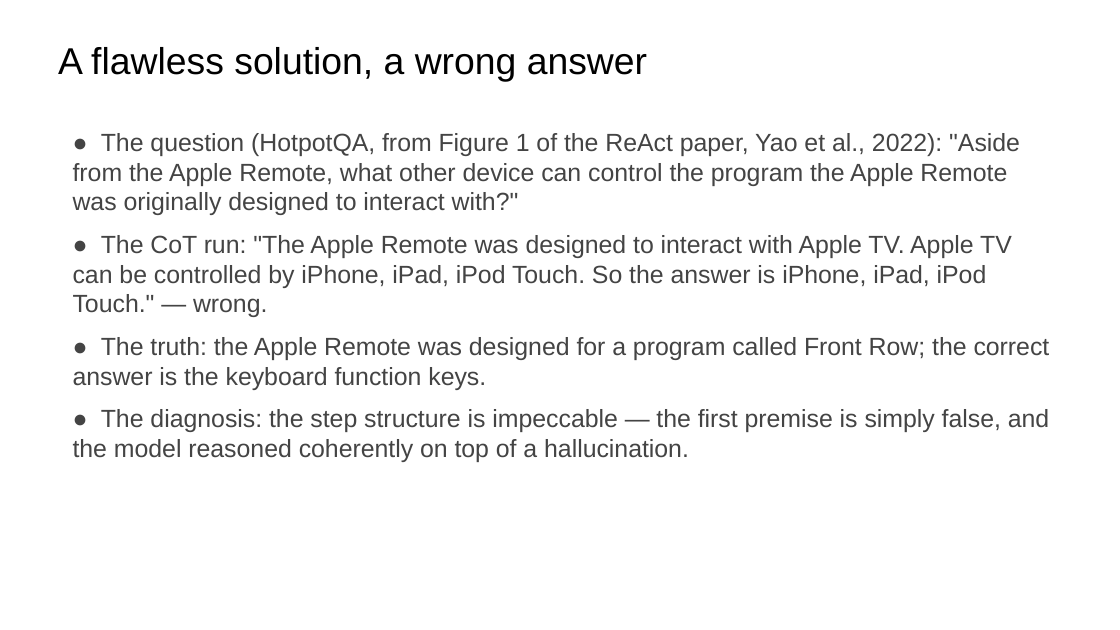
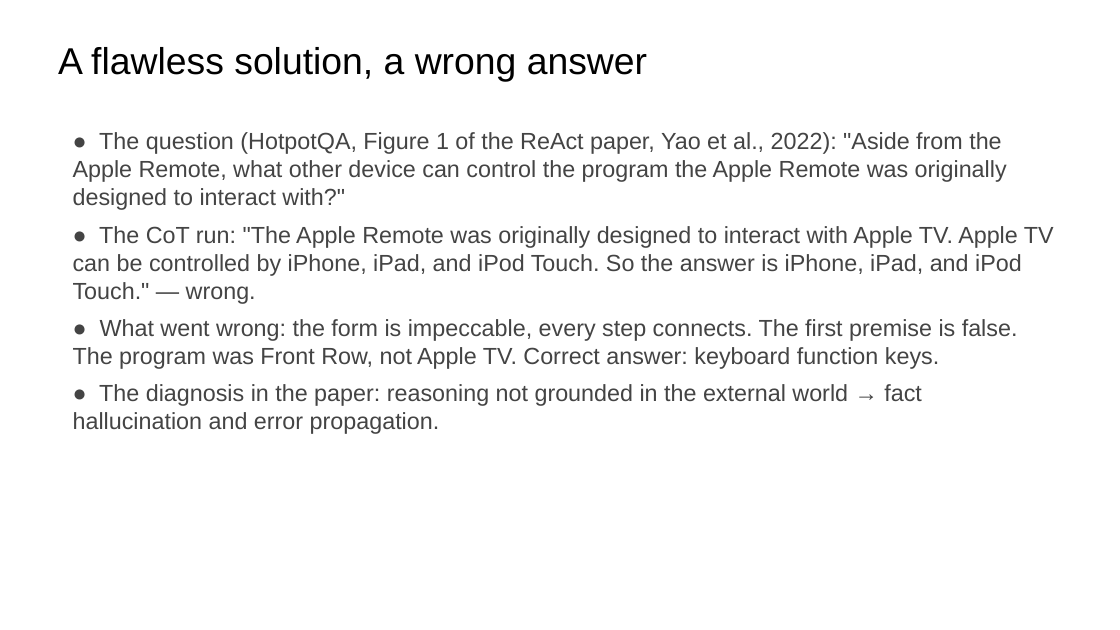
Before and after one commit to ralbu85/stml_2026, a slide deck: slide 19 of lectures/week02/slides-draft-w2.pptx. Drawn at 1120x630 pixels with LibreOffice and Linux fonts; fonts in the diff are those of the drawing. Boxes give left, top, right and bottom in pixels: in the first picture for what was removed or moved away, otherwise in the second. Text is boxed around its words. In the diff, an @@ line names an element or a change of style, - is before the commit and + after.

```diff
--- a/lectures/week02/slides-draft-w2.pptx
+++ b/lectures/week02/slides-draft-w2.pptx
@@ text at box(73, 132, 1054, 434): text changed; size 16 to 15 pt @@
-● The question (HotpotQA, from Figure 1 of the ReAct paper, Yao et al., 2022): "Aside from the Apple Remote, what other device can control the program the Apple Remote was originally designed to interact with?"
-● The CoT run: "The Apple Remote was designed to interact with Apple TV. Apple TV can be controlled by iPhone, iPad, iPod Touch. So the answer is iPhone, iPad, iPod Touch." — wrong.
-● The truth: the Apple Remote was designed for a program called Front Row; the correct answer is the keyboard function keys.
-● The diagnosis: the step structure is impeccable — the first premise is simply false, and the model reasoned coherently on top of a hallucination.
+● The question (HotpotQA, Figure 1 of the ReAct paper, Yao et al., 2022): "Aside from the Apple Remote, what other device can control the program the Apple Remote was originally designed to interact with?"
+● The CoT run: "The Apple Remote was originally designed to interact with Apple TV. Apple TV can be controlled by iPhone, iPad, and iPod Touch. So the answer is iPhone, iPad, and iPod Touch." — wrong.
+● What went wrong: the form is impeccable, every step connects. The first premise is false. The program was Front Row, not Apple TV. Correct answer: keyboard function keys.
+● The diagnosis in the paper: reasoning not grounded in the external world → fact hallucination and error propagation.
```
Also in this commit, not shown: 22 other slides changed, 1 slide added, 1 slide removed, 2 other files.
